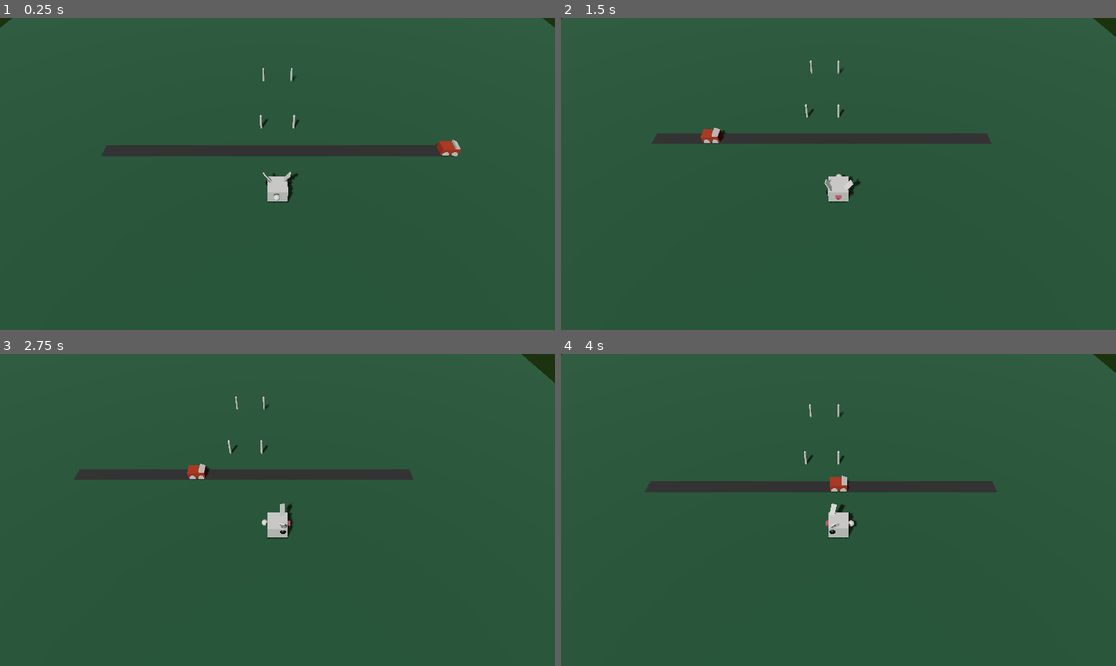
Above: before the commit, frames 1-4 (two rows, left to right).
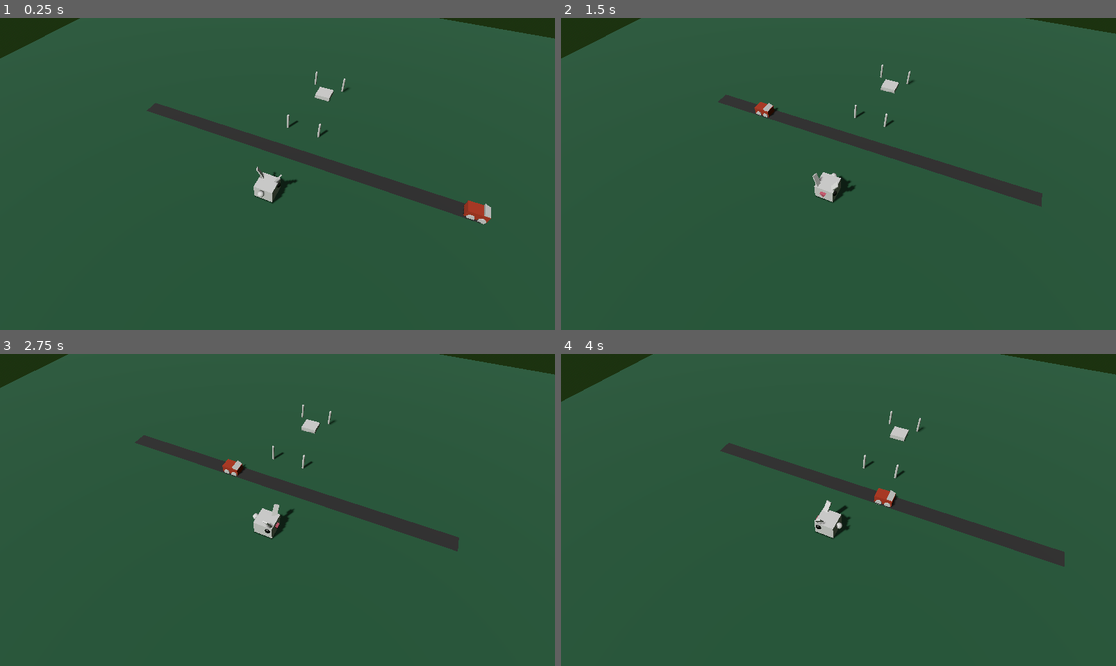
Above: after the commit, the same moments.

Repository: unblinky/danger-dodger-plus
Game: Godot game, scene res://Main/Main.tscn
Same seed, same stepped clock (60 frames per second), same inputs: the game is played once before the commit and once after it.
Inputs:
- Up to frame 1 (0.25 s): no input
- Up to frame 2 (1.5 s): hold D (move_right) 0.53-1.28 s; hold S (move_down) from 1.28 s (still down)
- Up to frame 3 (2.75 s): release S (move_down) at 2.03 s; hold D (move_right) from 2.03 s (still down)
- Up to frame 4 (4 s): release D (move_right) at 2.78 s; hold W (move_up) 2.78-3.53 s; hold A (move_left) from 3.53 s (still down)

The runs differ from the first frame. In frame 1, 6.7% of the frame differs, in the area x 0-100%, y 0-67%; in frame 2, 5.9%; in frame 3, 6.0%; in frame 4, 7.1%, in the area x 0-100%, y 0-69%.

Commit message:
Animal collision begun.

Diff:
--- a/Code/Animal/Animal.gd
+++ b/Code/Animal/Animal.gd
@@ -1,4 +1,4 @@
-extends Node3D
+extends Area3D
 class_name Animal
 
 
@@ -19,44 +19,57 @@
 # lerp(position, next_spot, 0.25)
 
 func _ready() -> void:
+	# Signal hook.
+	area_entered.connect(on_entered)
+
 	current_spot = position
 	next_spot = position
 
+func on_entered(other_area: Area3D) -> void:
+	if other_area is Vehicle:
+		print("Lose a life.")
+	if other_area is Goal:
+		print("Goal!!!")
 
 
 func _process(delta: float) -> void:
-	if Input.is_action_just_pressed("move_left"):
-		# position.x -= leap_distance
-		next_spot = current_spot + Vector3.LEFT
-		weight = 0.0
-		graphics.rotation_degrees.y = 90.0
+	if weight >= 1.0:
+		if Input.is_action_just_pressed("move_left"):
+			# position.x -= leap_distance
+			next_spot = current_spot + Vector3.LEFT
+			weight = 0.0
+			graphics.rotation_degrees.y = 90.0
 
-	if Input.is_action_just_pressed("move_right"):
-		#position.x += leap_distance
-		next_spot = current_spot + Vector3.RIGHT
-		weight = 0.0
-		graphics.rotation_degrees.y = -90.0
+		if Input.is_action_just_pressed("move_right"):
+			#position.x += leap_distance
+			next_spot = current_spot + Vector3.RIGHT
+			weight = 0.0
+			graphics.rotation_degrees.y = -90.0
 
-	if Input.is_action_just_pressed("move_up"):
-		#position.z -= leap_distance # Forward.
-		next_spot = current_spot + Vector3.FORWARD
-		weight = 0.0
-		graphics.rotation_degrees.y = 0.0
+		# FIXME:
+		if Input.is_action_just_pressed("move_up"):
+			#position.z -= leap_distance # Forward.
+			next_spot = current_spot + Vector3.FORWARD
+			weight = 0.0
+			graphics.rotation_degrees.y = 0.0
 
-	if Input.is_action_just_pressed("move_down"):
-		#position.z += leap_distance # Backward.
-		next_spot = current_spot + Vector3.BACK
-		weight = 0.0
-		graphics.rotation_degrees.y = 180.0
+		if Input.is_action_just_pressed("move_down"):
+			#position.z += leap_distance # Backward.
+			next_spot = current_spot + Vector3.BACK
+			weight = 0.0
+			graphics.rotation_degrees.y = 180.0
 
-	# TESTING:
 	# Tweening.
 	if weight < 1.0:
 		weight += weight_speed * delta
+		# Did we overrun the [0.0 - 1.0] clamp.
+		if weight > 1.0:
+			weight = 1.0
+			current_spot = next_spot
+
 	# Resting.
-	else:
-		weight = 1.0
-		current_spot = next_spot
+	#else:
+	#	weight = 1.0
 
-	print(weight)
+	#print("Weight: ", weight)
 	position = lerp(current_spot, next_spot, weight)
--- a/Code/Animal/Animal.tscn
+++ b/Code/Animal/Animal.tscn
@@ -2,6 +2,8 @@
 
 [ext_resource type="Script" uid="uid://cld86snfb212r" path="res://Animal/Animal.gd" id="1_yvsqr"]
 [ext_resource type="Material" uid="uid://clqq3l4q0yiqb" path="res://Animal/assets/eyeball.tres" id="2_w71v0"]
+
+[sub_resource type="BoxShape3D" id="BoxShape3D_fh211"]
 
 [sub_resource type="BoxMesh" id="BoxMesh_fh211"]
 size = Vector3(1, 0.7687988, 1)
@@ -18,8 +20,12 @@
 
 [sub_resource type="PrismMesh" id="PrismMesh_fh211"]
 
-[node name="Animal" type="Node3D" unique_id=1611622270]
+[node name="Animal" type="Area3D" unique_id=1927845697]
 script = ExtResource("1_yvsqr")
+
+[node name="CollisionShape3D" type="CollisionShape3D" parent="." unique_id=1319934459]
+transform = Transform3D(1, 0, 0, 0, 1, 0, 0, 0, 1, 0, 0.5196738, 0)
+shape = SubResource("BoxShape3D_fh211")
 
 [node name="Graphics" type="Node3D" parent="." unique_id=1457047497]
 
--- /dev/null
+++ b/Code/Goal/Goal.gd
@@ -0,0 +1,2 @@
+extends Area3D
+class_name Goal
--- /dev/null
+++ b/Code/Goal/Goal.tscn
@@ -0,0 +1,19 @@
+[gd_scene format=3 uid="uid://c4v0peqkg130j"]
+
+[ext_resource type="Script" uid="uid://0yhi8snlp42x" path="res://Goal/Goal.gd" id="1_prjlw"]
+
+[sub_resource type="BoxShape3D" id="BoxShape3D_fh211"]
+size = Vector3(0.8, 1, 0.8)
+
+[sub_resource type="BoxMesh" id="BoxMesh_fh211"]
+size = Vector3(1, 0.30517578, 1)
+
+[node name="Goal" type="Area3D" unique_id=860213988]
+script = ExtResource("1_prjlw")
+
+[node name="CollisionShape3D" type="CollisionShape3D" parent="." unique_id=1455030317]
+shape = SubResource("BoxShape3D_fh211")
+
+[node name="MeshInstance3D" type="MeshInstance3D" parent="." unique_id=1735485057]
+transform = Transform3D(1, 0, 0, 0, 1, 0, 0, 0, 1, 0, 0.11071277, 0)
+mesh = SubResource("BoxMesh_fh211")
--- a/Code/Main/Main.tscn
+++ b/Code/Main/Main.tscn
@@ -4,6 +4,7 @@
 [ext_resource type="PackedScene" uid="uid://b3x2ya4csyglj" path="res://Animal/Animal.tscn" id="2_83ytx"]
 [ext_resource type="PackedScene" uid="uid://berl535au27hs" path="res://Lane/Lane.tscn" id="3_ps1la"]
 [ext_resource type="PackedScene" uid="uid://d10bdq3u7df63" path="res://Vehicle/Vehicle.tscn" id="4_6aewd"]
+[ext_resource type="PackedScene" uid="uid://c4v0peqkg130j" path="res://Goal/Goal.tscn" id="5_6aewd"]
 
 [sub_resource type="ProceduralSkyMaterial" id="ProceduralSkyMaterial_83ytx"]
 sky_top_color = Color(0.5019608, 0.49411765, 0.49411765, 1)
@@ -40,7 +41,7 @@
 [node name="Animal" parent="." unique_id=1611622270 instance=ExtResource("2_83ytx")]
 
 [node name="Rig" type="Node3D" parent="Animal" unique_id=2124999951]
-transform = Transform3D(1, 0, 0, 0, 0.6238406, 0.7815516, 0, -0.7815516, 0.6238406, 0, 0.10647297, -1.2470665)
+transform = Transform3D(0.909486, -0.3235424, 0.2610659, -2.1910337e-08, 0.6279631, 0.77824336, -0.4157344, -0.70780146, 0.57112384, 0, 0.10647297, -1.2470665)
 
 [node name="Camera3D" type="Camera3D" parent="Animal/Rig" unique_id=921068242]
 transform = Transform3D(1, 0, 0, 0, 1, 0, 0, 0, 1, 0, 4.7683716e-07, 15.737704)
@@ -76,3 +77,6 @@
 
 [node name="Vehicle" parent="Lane2" unique_id=840324458 instance=ExtResource("4_6aewd")]
 transform = Transform3D(1, 0, 0, 0, 1, 0, 0, 0, 1, 0, 0, -9)
+
+[node name="Goal" parent="." unique_id=860213988 instance=ExtResource("5_6aewd")]
+transform = Transform3D(1, 0, 0, 0, 1, 0, 0, 0, 1, 0, 0, -9)
--- a/Code/Vehicle/Vehicle.gd
+++ b/Code/Vehicle/Vehicle.gd
@@ -1,4 +1,4 @@
-extends Node3D
+extends Area3D
 class_name Vehicle
 
 var speed: float = 3.0 # m/s.
--- a/Code/Vehicle/Vehicle.tscn
+++ b/Code/Vehicle/Vehicle.tscn
@@ -1,6 +1,9 @@
 [gd_scene format=3 uid="uid://d10bdq3u7df63"]
 
 [ext_resource type="Script" uid="uid://dkvdtdch46qd1" path="res://Vehicle/Vehicle.gd" id="1_25uyk"]
+
+[sub_resource type="BoxShape3D" id="BoxShape3D_fh211"]
+size = Vector3(0.7050781, 0.7562561, 1)
 
 [sub_resource type="StandardMaterial3D" id="StandardMaterial3D_u2i7p"]
 albedo_color = Color(0.4705063, 0.12728089, 0, 1)
@@ -17,22 +20,28 @@
 left_to_right = 1.0
 size = Vector3(0.298, 0.144, 0.635)
 
-[node name="Vehicle" type="Node3D" unique_id=1567141910]
+[node name="Vehicle" type="Area3D" unique_id=933503642]
 script = ExtResource("1_25uyk")
 
-[node name="Body" type="MeshInstance3D" parent="." unique_id=1858898231]
+[node name="CollisionShape3D" type="CollisionShape3D" parent="." unique_id=1557146915]
+transform = Transform3D(1, 0, 0, 0, 1, 0, 0, 0, 1, 0, 0.36006165, 0)
+shape = SubResource("BoxShape3D_fh211")
+
+[node name="Graphics" type="Node3D" parent="." unique_id=1567141910]
+
+[node name="Body" type="MeshInstance3D" parent="Graphics" unique_id=1858898231]
 transform = Transform3D(1, 0, 0, 0, 1, 0, 0, 0, 1, 0, 0.27487087, 0)
 material_override = SubResource("StandardMaterial3D_u2i7p")
 mesh = SubResource("BoxMesh_fh211")
 
-[node name="MeshInstance3D2" type="MeshInstance3D" parent="." unique_id=2111104280]
+[node name="MeshInstance3D2" type="MeshInstance3D" parent="Graphics" unique_id=2111104280]
 transform = Transform3D(-4.371139e-08, 1, 0, -1, -4.371139e-08, 0, 0, 0, 1, 0, 0.11410916, 0.22223115)
 mesh = SubResource("CylinderMesh_fh211")
 
-[node name="MeshInstance3D3" type="MeshInstance3D" parent="." unique_id=887638306]
+[node name="MeshInstance3D3" type="MeshInstance3D" parent="Graphics" unique_id=887638306]
 transform = Transform3D(-4.371139e-08, 1, 0, -1, -4.371139e-08, 0, 0, 0, 1, 0, 0.11410916, -0.2744157)
 mesh = SubResource("CylinderMesh_fh211")
 
-[node name="MeshInstance3D" type="MeshInstance3D" parent="." unique_id=1905678952]
+[node name="MeshInstance3D" type="MeshInstance3D" parent="Graphics" unique_id=1905678952]
 transform = Transform3D(-4.371139e-08, 0, -1, 0, 1, 0, 1, 0, -4.371139e-08, 0, 0.57444525, -0.33807778)
 mesh = SubResource("PrismMesh_fh211")
Not shown, added: Code/Goal/Goal.gd.uid
